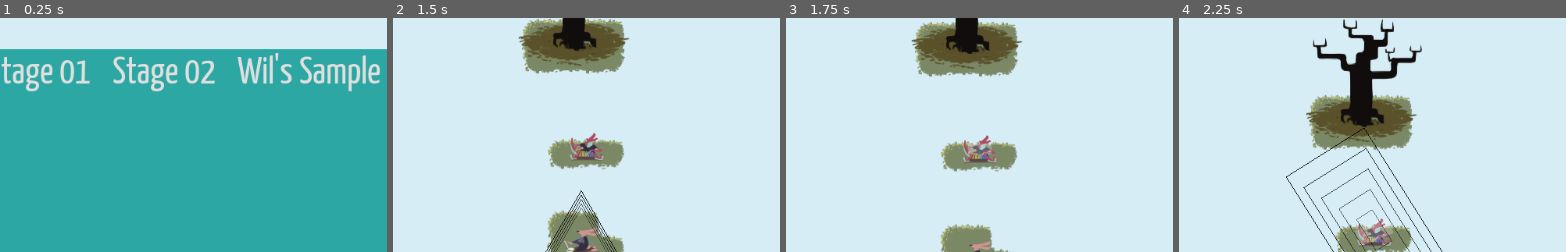
Above: before the commit, frames 1-4 (left to right).
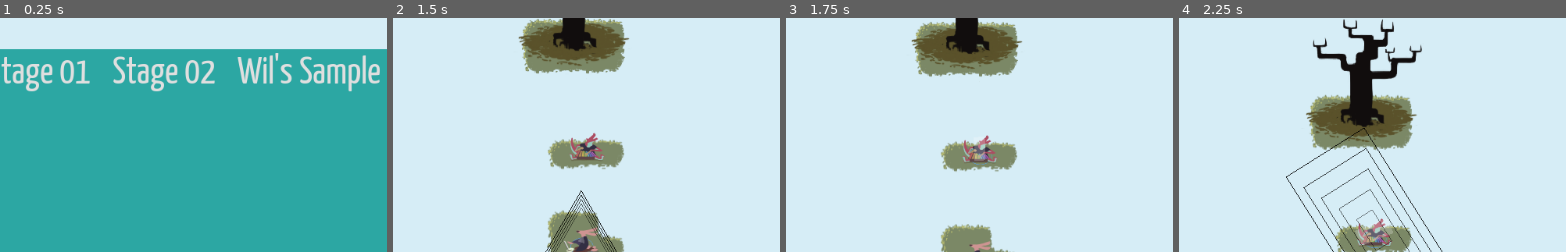
Above: after the commit, the same moments.

Repository: uspgamedev/skyjammers
Game: Godot game, scene res://menus/stage-selector/main.tscn
The game is run twice, just before and just after one commit, with the same random seed, the same clock (stepped at 60 frames per second) and the same inputs. Sound files missing from this copy of the repository are replaced by a short silence.
Inputs:
- Up to frame 1 (0.25 s): no input
- Up to frame 2 (1.5 s): click "Baby's Steps" at 0.5 s; tap Enter (ui_accept) at 1.25 s; hold Space (action_play) from 1.28 s (still down)
- Up to frame 3 (1.75 s): keep holding Space (action_play); tap Enter (ui_accept) at 1.52 s
- Up to frame 4 (2.25 s): release Space (action_play) at 2.03 s; tap Space (action_play) at 2.1 s
The pictures show only the part of the screen within x 23-73%, y 0-50%; the shares and areas given below are measured in that part.

Frames 1-2 are identical in both runs. In frame 3, 0.2% of the frame differs, in the area x 47-53%, y 51-62%; in frame 4, nothing differs.

Commit message:
Tweaked Rotate

Diff:
--- a/game/Instruments/Bass/Bass.tscn
+++ b/game/Instruments/Bass/Bass.tscn
@@ -3,7 +3,7 @@
 [ext_resource path="res://Instruments/Instrument.tscn" type="PackedScene" id=1]
 [ext_resource path="res://Instruments/Bass/circle.png" type="Texture" id=2]
 
-[node name="Bass" index="0" instance=ExtResource( 1 )]
+[node name="Bass" instance=ExtResource( 1 )]
 
 [node name="WavePreview" parent="." index="2"]
 
--- a/game/Instruments/Instrument.gd
+++ b/game/Instruments/Instrument.gd
@@ -8,12 +8,6 @@
 var hasSoundwave = false
 var active = false
 var stage
-
-
-func _ready():
-	if frequency != 0:
-		get_node("Timer").set_wait_time(1 / frequency)
-		get_node("Timer").start()
 
 
 func pulse():
@@ -40,25 +34,22 @@
 	get_node("SFX").play()
 
 
-func update_preview():
+func _physics_process(delta):
 	if get_node("SoundWaveShape").has_node("Rotate"):
 		var rot = get_node("SoundWaveShape/Rotate").get_rotation()
 
 		get_node("WavePreview").set_rotation(rot)
 
 
-func _on_Timer_timeout():
-	if active:
-		update_preview()
-
-
 func activate():
 	active = true
 	get_node("WavePreview/AnimationPlayer").play("active")
 	get_node("Sprite2").show()
+	set_physics_process(true)
 
 
 func deactivate():
 	active = false
 	get_node("WavePreview/AnimationPlayer").play("off")
 	get_node("Sprite2").hide()
+	set_physics_process(false)
--- a/game/Instruments/Instrument.tscn
+++ b/game/Instruments/Instrument.tscn
@@ -68,7 +68,7 @@
 custom_solver_bias = 0.0
 radius = 10.0
 
-[node name="Instrument" type="KinematicBody2D" groups=[
+[node name="Instrument" type="KinematicBody2D" index="0" groups=[
 "bards",
 ]]
 
@@ -126,14 +126,7 @@
 shape = SubResource( 3 )
 script = ExtResource( 4 )
 
-[node name="Timer" type="Timer" parent="." index="5"]
-
-process_mode = 1
-wait_time = 1.0
-one_shot = false
-autostart = false
-
-[node name="Riff0" type="AudioStreamPlayer2D" parent="." index="6"]
+[node name="Riff0" type="AudioStreamPlayer2D" parent="." index="5"]
 
 stream = ExtResource( 5 )
 volume_db = -15.0
@@ -143,7 +136,7 @@
 bus = "Master"
 area_mask = 1
 
-[node name="Riff1" type="AudioStreamPlayer2D" parent="." index="7"]
+[node name="Riff1" type="AudioStreamPlayer2D" parent="." index="6"]
 
 stream = ExtResource( 6 )
 volume_db = -15.0
@@ -153,7 +146,7 @@
 bus = "Master"
 area_mask = 1
 
-[node name="SFX" type="AudioStreamPlayer2D" parent="." index="8"]
+[node name="SFX" type="AudioStreamPlayer2D" parent="." index="7"]
 
 stream = ExtResource( 7 )
 volume_db = -15.0
@@ -162,5 +155,3 @@
 attenuation = 3.03143
 bus = "Master"
 area_mask = 1
-
-[connection signal="timeout" from="Timer" to="." method="_on_Timer_timeout"]
--- a/game/Movement/Rotate.tscn
+++ b/game/Movement/Rotate.tscn
@@ -1,11 +1,9 @@
 [gd_scene load_steps=2 format=2]
 
 [ext_resource path="res://Movement/Rotate.gd" type="Script" id=1]
-
-
 
 [node name="Rotate" type="Node2D"]
 
 script = ExtResource( 1 )
 _sections_unfolded = [ "Transform" ]
-angular_velocity = 30
+angular_velocity = 10
--- a/game/stages/stage03.tscn
+++ b/game/stages/stage03.tscn
@@ -34,7 +34,6 @@
 
 [node name="Island" type="TileMap" parent="Instruments" index="0"]
 
-editor/display_folded = true
 mode = 0
 tile_set = ExtResource( 2 )
 cell_size = Vector2( 32, 32 )
@@ -101,6 +100,7 @@
 
 [node name="Path2D2" parent="Instruments" index="2" instance=ExtResource( 6 )]
 
+editor/display_folded = true
 position = Vector2( 0, -1 )
 curve = SubResource( 2 )
 speed = 0.4
Not shown: 1 places in game/stages/stage03.tscn that only renumber resources
